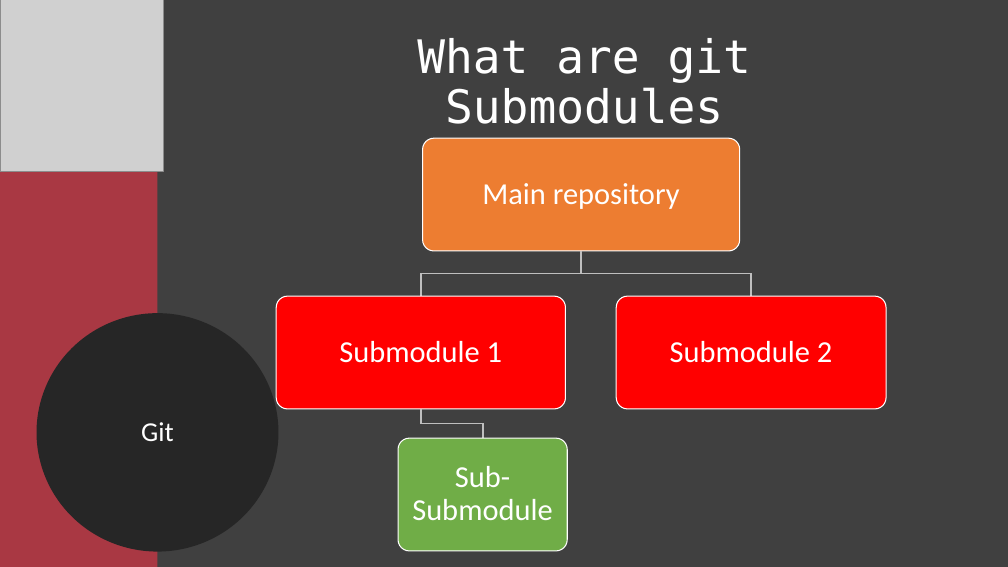
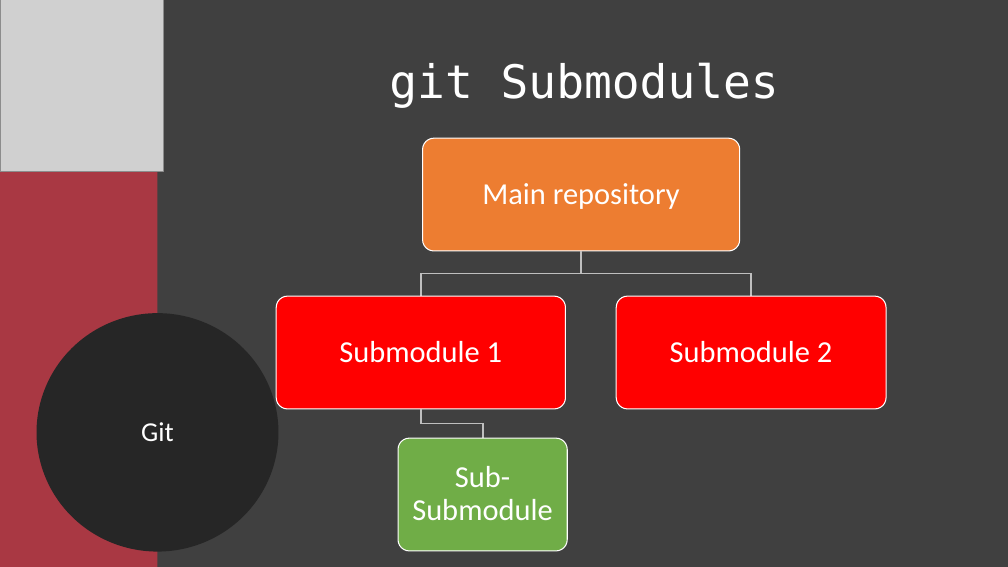
Before and after one commit to Xapuu/programingStuff, a slide deck: slide 6 of ngMeetup.pptx. Drawn at 1008x567 pixels with LibreOffice and Linux fonts; fonts in the diff are those of the drawing; grey boxes stand for pictures. Boxes give left, top, right and bottom in pixels: in the first picture for what was removed or moved away, otherwise in the second. Text is boxed around its words. In the diff, an @@ line names an element or a change of style, - is before the commit and + after.

```diff
--- a/ngMeetup.pptx
+++ b/ngMeetup.pptx
@@ text at (x1=389, y1=62, x2=779, y2=108): text changed @@
-What are git Submodules
+git Submodules
```
Also in this commit, not shown: 4 other slides changed, 1 slide added.
